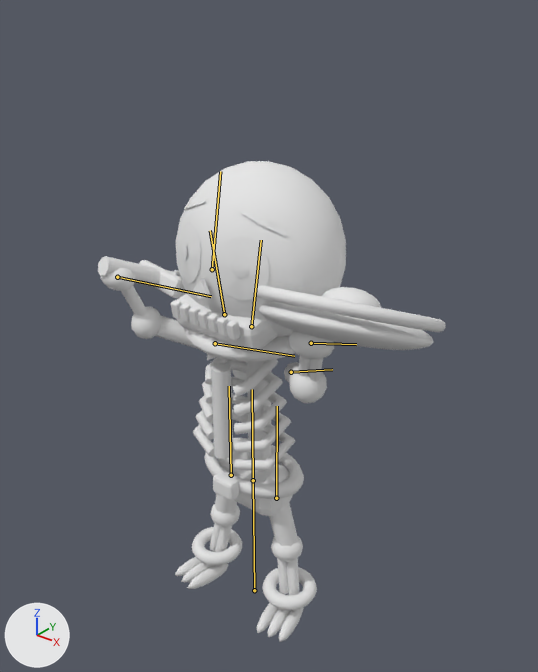
A saved change to the FBX model Assets/_Game/Resources/Art/Enemies/skeleton/skeleton.fbx.
Rendered twice from a 50 mm camera at (1.129, -1.339, 1.736) aimed at (0.052, 0.008, 0.901). Arrows for +X, +Y and +Z are at lower left; the lights stay in place. The older version comes first. Both versions are drawn at frame 24 of the action 'Rig|Victory'; the numbers are the values there. The bones that change, and the others that lie on the model, are drawn over the model as lines.

The first picture shows 'Body'.
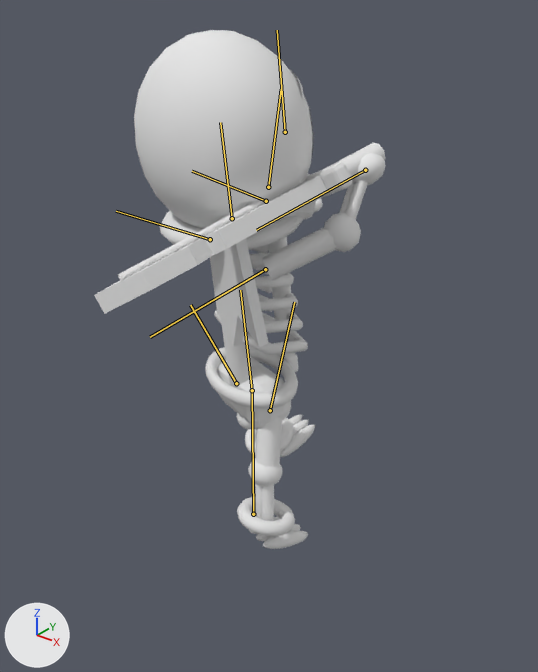
What differs and where, as boxes [x1, y1, x2, y2] in the pictures (538 x 672 px):
'Body', posed (16% narrower, 8% taller): before [98, 161, 446, 642]; after [94, 30, 386, 549]
bone 'root', root to tip: before (254, 590) to (253, 480); after (253, 514) to (252, 390)
bone 'body', root to tip: before (253, 480) to (252, 389); after (252, 390) to (240, 290)
bone 'head', root to tip: before (251, 326) to (261, 240); after (232, 218) to (220, 122)
bone 'jaw', root to tip: before (224, 314) to (210, 230); after (268, 187) to (281, 89)
bone 'arm.R', root to tip: before (215, 343) to (294, 356); after (265, 269) to (150, 337)
bone 'leg.R', root to tip: before (231, 475) to (229, 386); after (270, 410) to (294, 302)
bone 'arm.L', root to tip: before (291, 372) to (332, 369); after (210, 239) to (116, 211)
bone 'leg.L', root to tip: before (276, 498) to (277, 406); after (236, 383) to (190, 305)

The edits, one by one:
Bone 'root' (bone_root) moves from (0.0, 0.006, 0.0) to (0.0, 0.304, 0.0).
Bone 'root' (bone_root) turns from (0, 0, 0) to (0, 162, 0) degrees about its own x, y and z.
Bone 'body' (bone_body) turns from (0, 0, 0) to (-6, 0, 0) degrees about its own x, y and z.
Bone 'head' (bone_head) turns from (-10, -1, 0) to (0, 0, 0) degrees about its own x, y and z.
Bone 'jaw' (bone_jaw) turns from (20, 0, 0) to (15, 0, 0) degrees about its own x, y and z.
Bone 'arm.R' (bone_arm_r) turns from (-115, -12, 0) to (-100, 0, -25) degrees about its own x, y and z.
Bone 'leg.R' (bone_leg_r) turns from (0, -12, 0) to (20, 0, 0) degrees about its own x, y and z.
Bone 'arm.L' (bone_arm_l) turns from (-115, 12, 0) to (-55, 0, 25) degrees about its own x, y and z.
Bone 'leg.L' (bone_leg_l) turns from (0, 12, 0) to (-20, 0, 0) degrees about its own x, y and z.
